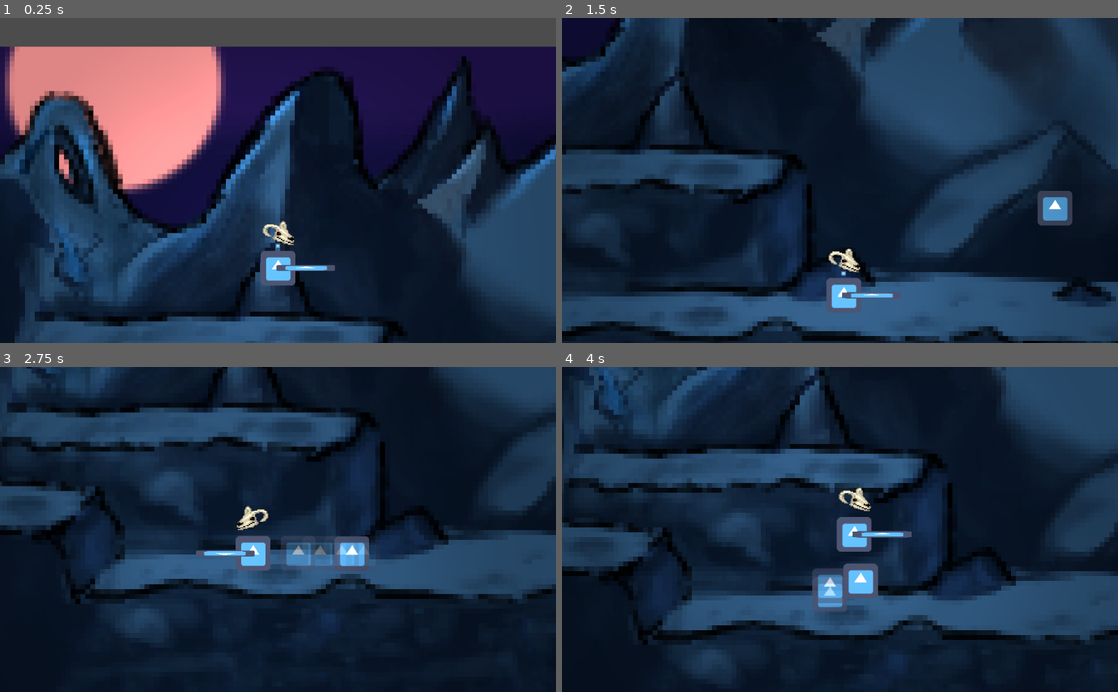
Above: before the commit, frames 1-4 (two rows, left to right).
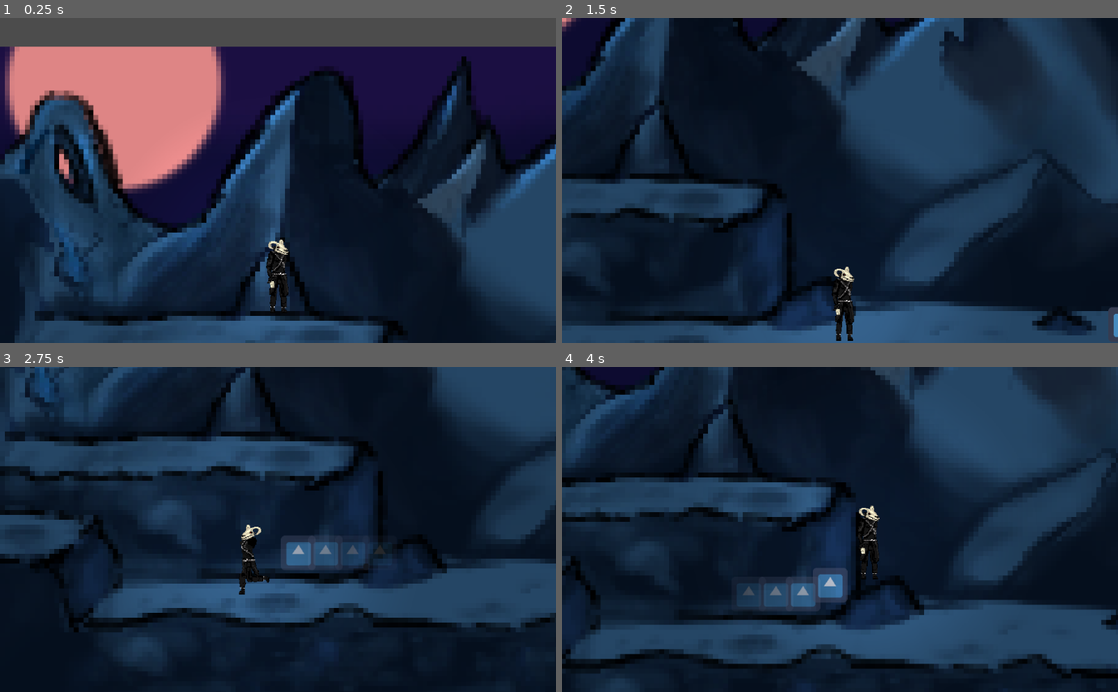
Above: after the commit, the same moments.

Repository: IgorBayerl/godot-game-liliths-crusade
Game: Godot game, scene res://src/Scenes/Main.tscn
Two runs of this game, one before a commit and one after it. Both use one fixed random seed, a clock stepped at 60 frames per second and the inputs below. The engine's default icon, where the game draws it, is replaced by a stand-in: a white triangle on a blue panel in a dark square.
Inputs (mouse positions are in pixels of both pictures, inside the frame that each line leads up to):
- Up to frame 1 (0.25 s): no input
- Up to frame 2 (1.5 s): move the mouse to (962, 164) at 0.52 s; hold D (move_RIGHT) 0.53-1.25 s; tap L (hability) at 0.6 s; click (962, 164) at 0.67 s; tap J (jump) at 0.77 s; drag from (728, 196) to (812, 245) at 1.27 s
- Up to frame 3 (2.75 s): move the mouse to (333, 458) at 2.02 s; hold A (move_LEFT) from 2.03 s (still down); tap H (interact) at 2.1 s; tap L (hability) at 2.3 s
- Up to frame 4 (4 s): release A (move_LEFT) at 2.75 s; drag from (812, 594) to (673, 480) at 2.77 s; move the mouse to (1006, 578) at 3.52 s; hold D (move_RIGHT) from 3.53 s (still down); tap L (hability) at 3.6 s; tap J (jump) at 3.77 s

The runs differ from the first frame. In frame 1, 6.4% of the frame differs, in the area x 0-100%, y 13-100%; in frame 2, 41%; in frame 3, 41%; in frame 4, 59%, in the area x 0-100%, y 0-100%.

Commit message:
Animation

Diff:
--- a/src/Actors/Player.tscn
+++ b/src/Actors/Player.tscn
@@ -8,22 +8,54 @@
 [ext_resource path="res://src/Assets/Audios/Effects/DASH.wav" type="AudioStream" id=6]
 [ext_resource path="res://src/Actors/Camera2D.tscn" type="PackedScene" id=7]
 [ext_resource path="res://src/Assets/Sprites/PLAYER/HEAD.png" type="Texture" id=8]
+[ext_resource path="res://src/Assets/Sprites/PLAYER/IDLE/IDLE_003.png" type="Texture" id=9]
+[ext_resource path="res://src/Assets/Sprites/PLAYER/IDLE/IDLE_004.png" type="Texture" id=10]
+[ext_resource path="res://src/Assets/Sprites/PLAYER/IDLE/IDLE_002.png" type="Texture" id=11]
+[ext_resource path="res://src/Assets/Sprites/PLAYER/IDLE/IDLE_000.png" type="Texture" id=12]
+[ext_resource path="res://src/Assets/Sprites/PLAYER/IDLE/IDLE_001.png" type="Texture" id=13]
+[ext_resource path="res://src/Assets/Sprites/PLAYER/RUN/RUNNING_002.png" type="Texture" id=14]
+[ext_resource path="res://src/Assets/Sprites/PLAYER/RUN/RUNNING_014.png" type="Texture" id=16]
+[ext_resource path="res://src/Assets/Sprites/PLAYER/RUN/RUNNING_008.png" type="Texture" id=21]
+[ext_resource path="res://src/Assets/Sprites/PLAYER/RUN/RUNNING_010.png" type="Texture" id=22]
+[ext_resource path="res://src/Assets/Sprites/PLAYER/RUN/RUNNING_016.png" type="Texture" id=25]
+[ext_resource path="res://src/Assets/Sprites/PLAYER/RUN/RUNNING_018.png" type="Texture" id=29]
+[ext_resource path="res://src/Assets/Sprites/PLAYER/RUN/RUNNING_006.png" type="Texture" id=32]
+[ext_resource path="res://src/Assets/Sprites/PLAYER/RUN/RUNNING_000.png" type="Texture" id=33]
+[ext_resource path="res://src/Assets/Sprites/PLAYER/RUN/RUNNING_004.png" type="Texture" id=34]
+[ext_resource path="res://src/Assets/Sprites/PLAYER/RUN/RUNNING_012.png" type="Texture" id=35]
 
 [sub_resource type="RectangleShape2D" id=1]
-extents = Vector2( 27.9387, 29.178 )
+extents = Vector2( 26.7526, 103.155 )
+
+[sub_resource type="SpriteFrames" id=2]
+animations = [ {
+"frames": [ ExtResource( 33 ), ExtResource( 14 ), ExtResource( 34 ), ExtResource( 32 ), ExtResource( 21 ), ExtResource( 22 ), ExtResource( 35 ), ExtResource( 16 ), ExtResource( 25 ), ExtResource( 29 ) ],
+"loop": true,
+"name": "RUNNING",
+"speed": 5.0
+}, {
+"frames": [ ExtResource( 12 ), ExtResource( 13 ), ExtResource( 11 ), ExtResource( 9 ), ExtResource( 10 ) ],
+"loop": true,
+"name": "IDLE",
+"speed": 5.0
+} ]
 
 [node name="Player" type="KinematicBody2D"]
+scale = Vector2( 0.64, 0.64 )
 collision_layer = 4
 collision_mask = 2147483651
 script = ExtResource( 1 )
 
 [node name="player" type="Sprite" parent="."]
+visible = false
 texture = ExtResource( 2 )
 
 [node name="Colision" type="CollisionShape2D" parent="."]
+position = Vector2( 0.471939, 26.9004 )
 shape = SubResource( 1 )
 
 [node name="Mira" type="Position2D" parent="."]
+visible = false
 script = ExtResource( 3 )
 __meta__ = {
 "_edit_group_": true
@@ -55,6 +87,7 @@
 texture = ExtResource( 2 )
 
 [node name="Light2D" type="Light2D" parent="."]
+position = Vector2( 4.71938, 14.6301 )
 texture = ExtResource( 4 )
 color = Color( 0.937255, 0.862745, 0.862745, 1 )
 energy = 0.7
@@ -69,8 +102,16 @@
 
 [node name="SPRITES" type="Node2D" parent="."]
 
+[node name="body" type="AnimatedSprite" parent="SPRITES"]
+position = Vector2( -2.40782, 33.2936 )
+scale = Vector2( 1.7946, 1.7946 )
+frames = SubResource( 2 )
+animation = "RUNNING"
+frame = 1
+speed_scale = 2.0
+
 [node name="Head" type="Sprite" parent="SPRITES"]
-position = Vector2( 1.18921, -59.4603 )
+position = Vector2( 0.8555, -54.4547 )
 scale = Vector2( 1.82315, 1.82315 )
 texture = ExtResource( 8 )
 [connection signal="timeout" from="Dash_Timer" to="." method="_on_Timer_timeout"]
--- a/src/Scripts/Player.gd
+++ b/src/Scripts/Player.gd
@@ -79,7 +79,7 @@
 		$Dash_sound.play()
 		is_dashing = true
 		can_dash = false
-		SPEED = 800
+		SPEED = 1000
 		$Dash.visible = false
 		$Dash_Timer.start()
 
@@ -103,6 +103,10 @@
 	if dir.x == 0 and LOOKING_DIRECTION.x != 0:
 		dir.x = 1
 
+	if  direction.x != 0 and is_on_floor():
+		$SPRITES/body.play("RUNNING")
+	else :
+		$SPRITES/body.play("IDLE")
 
 	$SPRITES/Head.rotation = -dir.angle()
 	$SPRITES.scale.x = LOOKING_DIRECTION.x
Not shown: 1 places in src/Actors/Player.tscn that only renumber resources
Binary file added: src/Assets/Sprites/PLAYER/IDLE/IDLE_000.png
Not shown, added: src/Assets/Sprites/PLAYER/IDLE/IDLE_000.png.import
Binary file added: src/Assets/Sprites/PLAYER/IDLE/IDLE_001.png
Not shown, added: src/Assets/Sprites/PLAYER/IDLE/IDLE_001.png.import
Binary file added: src/Assets/Sprites/PLAYER/IDLE/IDLE_002.png
Not shown, added: src/Assets/Sprites/PLAYER/IDLE/IDLE_002.png.import
Binary file added: src/Assets/Sprites/PLAYER/IDLE/IDLE_003.png
Not shown, added: src/Assets/Sprites/PLAYER/IDLE/IDLE_003.png.import
Binary file added: src/Assets/Sprites/PLAYER/IDLE/IDLE_004.png
Not shown, added: src/Assets/Sprites/PLAYER/IDLE/IDLE_004.png.import
Binary file added: src/Assets/Sprites/PLAYER/RUN/RUNNING_000.png
(and 21 more such lines)
